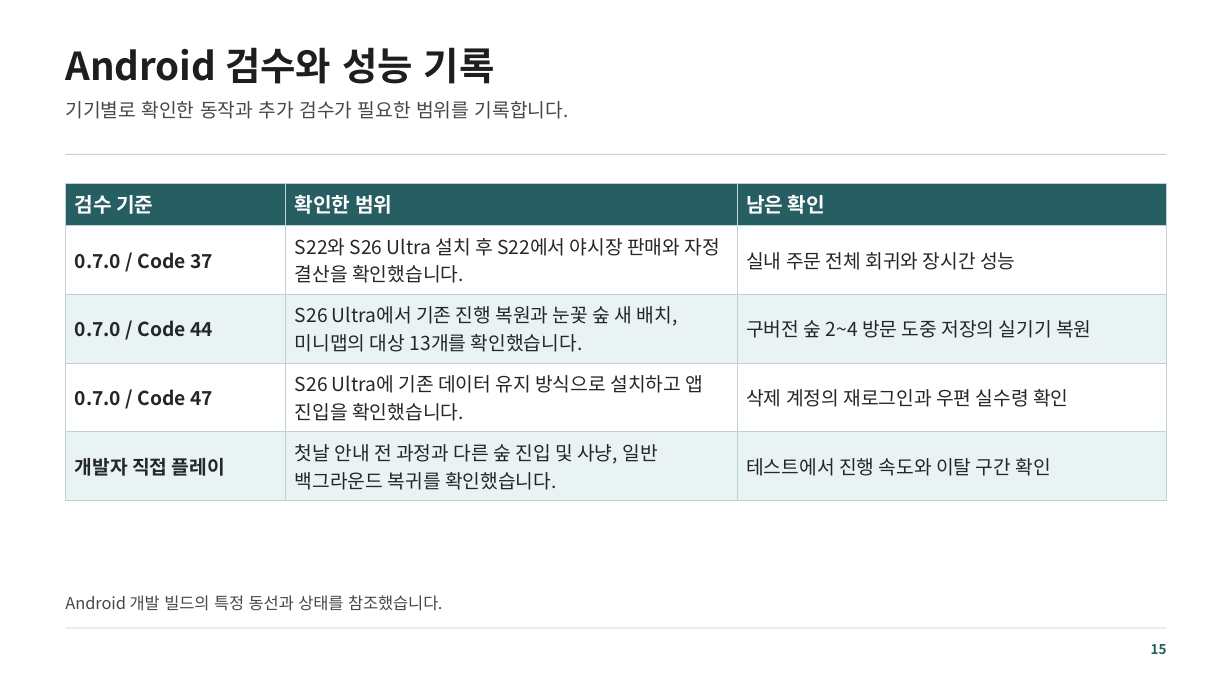
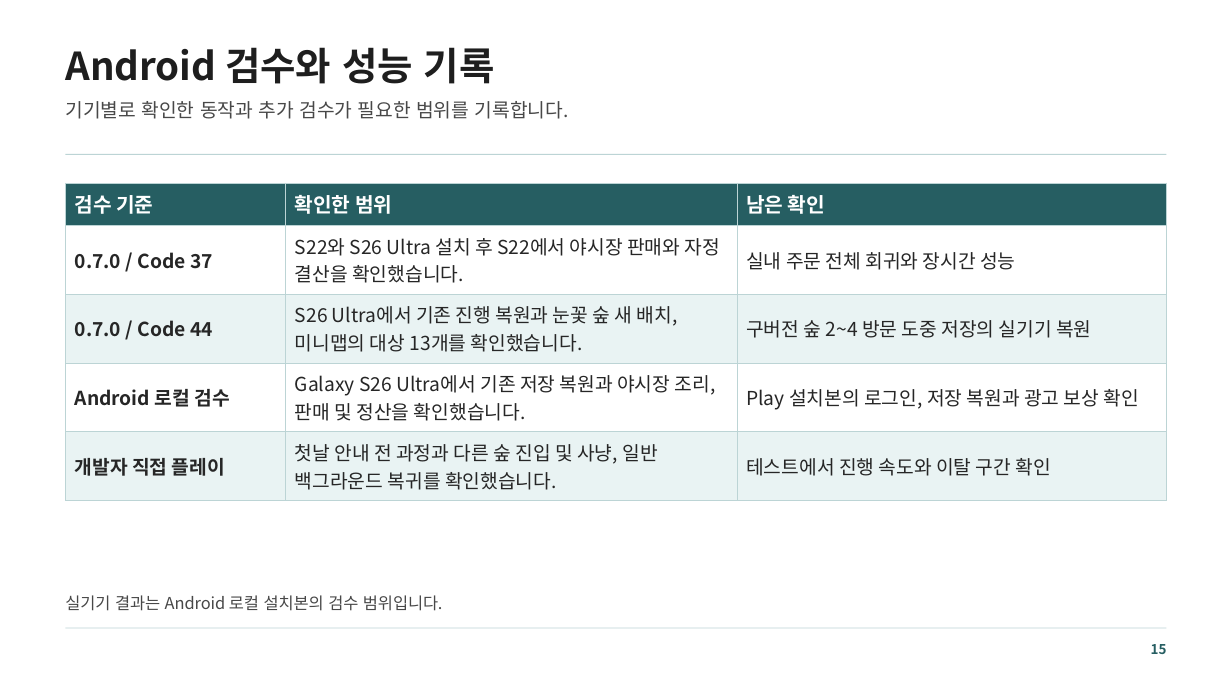
Before and after one commit to mjoon31/mjoon31, a slide deck: slide 15 of docs/assets/resources/ham-pocha/technical-development.pptx. Drawn at 1232x693 pixels with LibreOffice and Linux fonts; fonts in the diff are those of the drawing. Boxes give left, top, right and bottom in pixels: in the first picture for what was removed or moved away, otherwise in the second. Text is boxed around its words. In the diff, an @@ line names an element or a change of style, - is before the commit and + after.

```diff
--- a/docs/assets/resources/ham-pocha/technical-development.pptx
+++ b/docs/assets/resources/ham-pocha/technical-development.pptx
@@ table at box(66, 183, 1167, 501) @@
-row 4: 0.7.0 / Code 47 | S26 Ultra에 기존 데이터 유지 방식으로 설치하고 앱 진입을 확인했습니다. | 삭제 계정의 재로그인과 우편 실수령 확인
+row 4: Android 로컬 검수 | Galaxy S26 Ultra에서 기존 저장 복원과 야시장 조리, 판매 및 정산을 확인했습니다. | Play 설치본의 로그인, 저장 복원과 광고 보상 확인
@@ text at box(65, 595, 443, 611): text changed @@
-Android 개발 빌드의 특정 동선과 상태를 참조했습니다.
+실기기 결과는 Android 로컬 설치본의 검수 범위입니다.
```
Also in this commit, not shown: 1 other slide changed, 6 other files.
